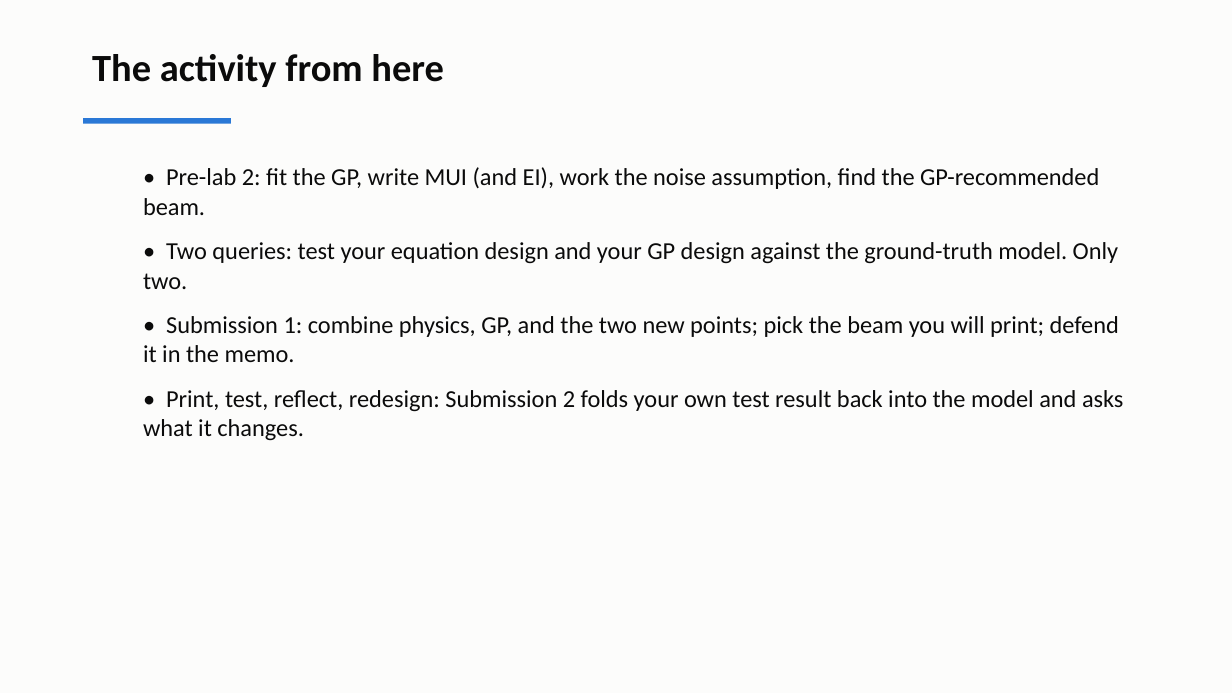
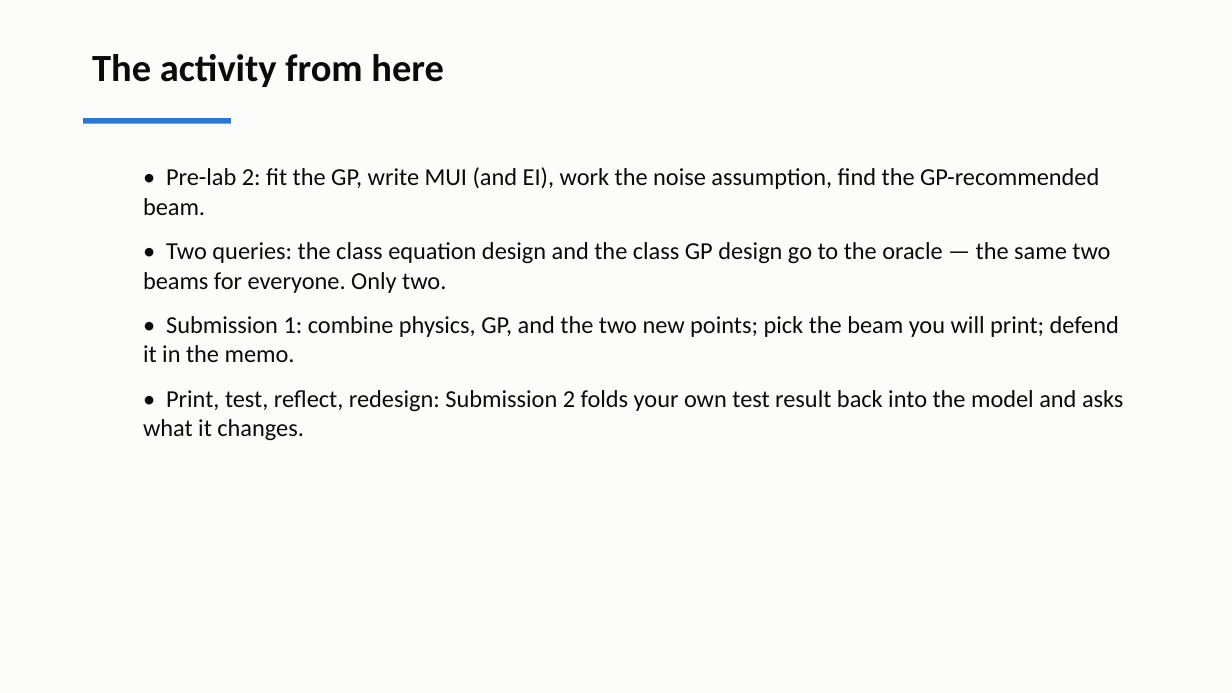
Before and after one commit to andrewvoss8-boop/core-me-data-science-activities-public, a slide deck: slide 19 of me323/Module1_drafts/ME323_Module1_Lecture2.pptx. Drawn at 1232x693 pixels with LibreOffice and Linux fonts; fonts in the diff are those of the drawing. Boxes give left, top, right and bottom in pixels: in the first picture for what was removed or moved away, otherwise in the second. Text is boxed around its words. In the diff, an @@ line names an element or a change of style, - is before the commit and + after.

```diff
--- a/me323/Module1_drafts/ME323_Module1_Lecture2.pptx
+++ b/me323/Module1_drafts/ME323_Module1_Lecture2.pptx
@@ text at (x1=143, y1=242, x2=1110, y2=293): text changed @@
-  • Two queries: test your equation design and your GP design against the ground-truth model. Only two.
+  • Two queries: the class equation design and the class GP design go to the oracle — the same two beams for everyone. Only two.
```
Also in this commit, not shown: 4 other slides changed, 15 other files.
